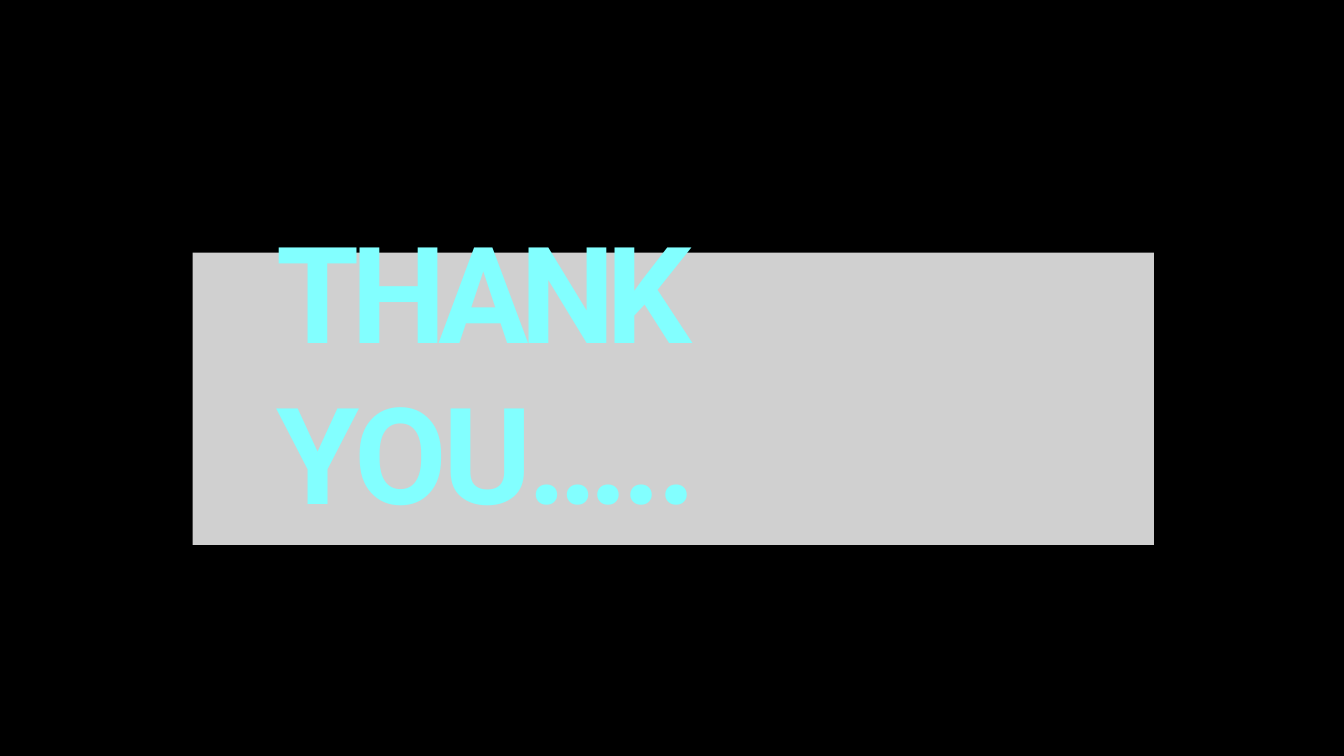
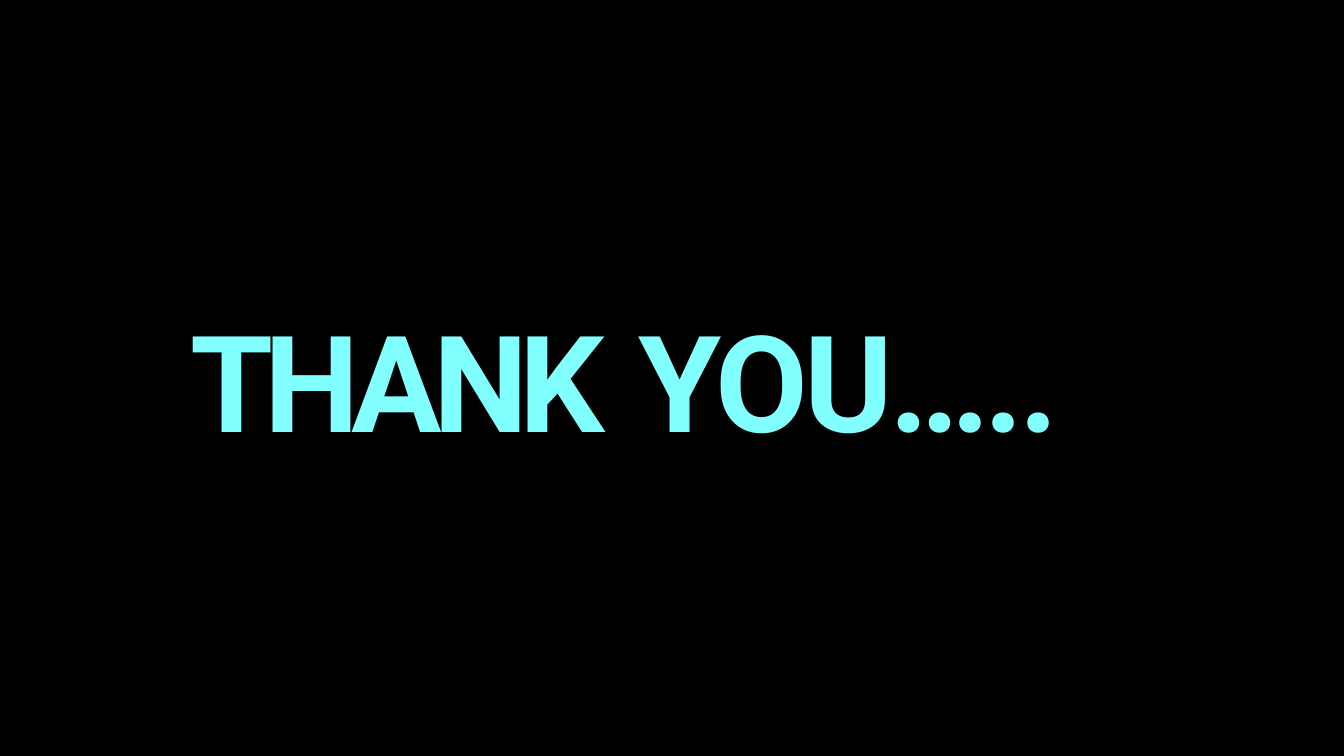
Before and after one commit to OvaizAli/Phishing-Website-Detection-by-Machine-Learning-Techniques, a slide deck: slide 12 of Phishing Website Detection by Machine Learning Techniques.pptx. Drawn at 1344x756 pixels with LibreOffice and Linux fonts; fonts in the diff are those of the drawing; grey boxes stand for pictures; background and template pictures are left out. Boxes give left, top, right and bottom in pixels: in the first picture for what was removed or moved away, otherwise in the second. Text is boxed around its words. In the diff, an @@ line names an element or a change of style, - is before the commit and + after.

```diff
--- a/Phishing Website Detection by Machine Learning Techniques.pptx
+++ b/Phishing Website Detection by Machine Learning Techniques.pptx
@@ picture removed at bbox=[193, 253, 1154, 545] @@
@@ title "THANK YOU….." rewrapped from bbox=[277, 220, 692, 375] to bbox=[190, 335, 1058, 434] @@
```
Also in this commit, not shown: 11 other slides changed.
